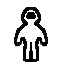
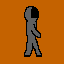
Revision of a layered 64 × 64 image; what changed, layer by layer:
removed layer "Pasted Layer" over [24, 7, 48, 62]
added group "Layer Group" with 2 layers above "north" over [24, 6, 42, 57]
added layer "Layer #6" in group "Layer Group" over [24, 6, 42, 57]
added layer "Layer #7" in group "Layer Group" over [25, 7, 41, 56]
moved "Layer" into group "south", painted on it over [14, 6, 45, 62]
showed "Background", painted on it over [0, 0, 64, 64]
